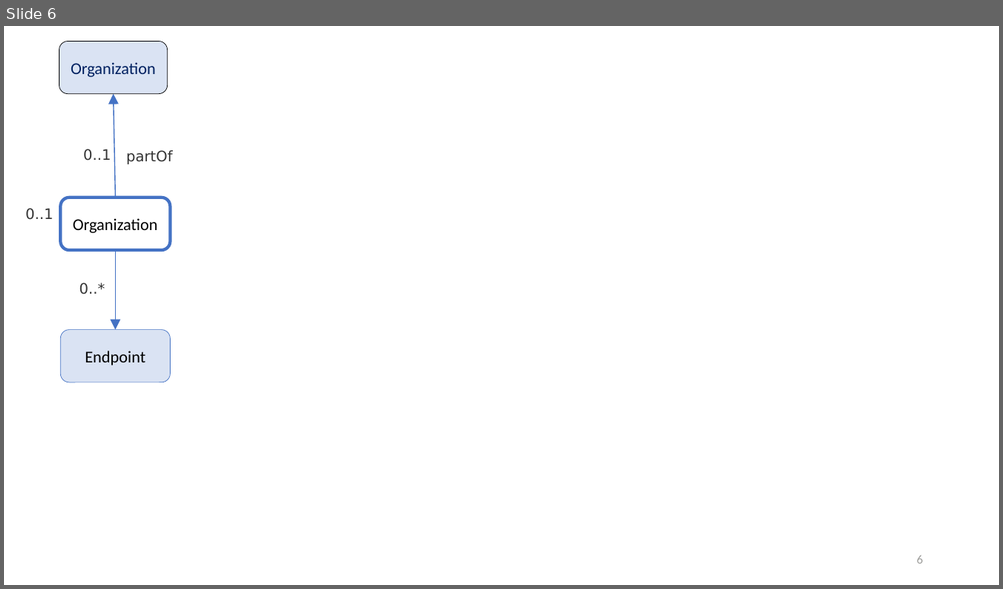
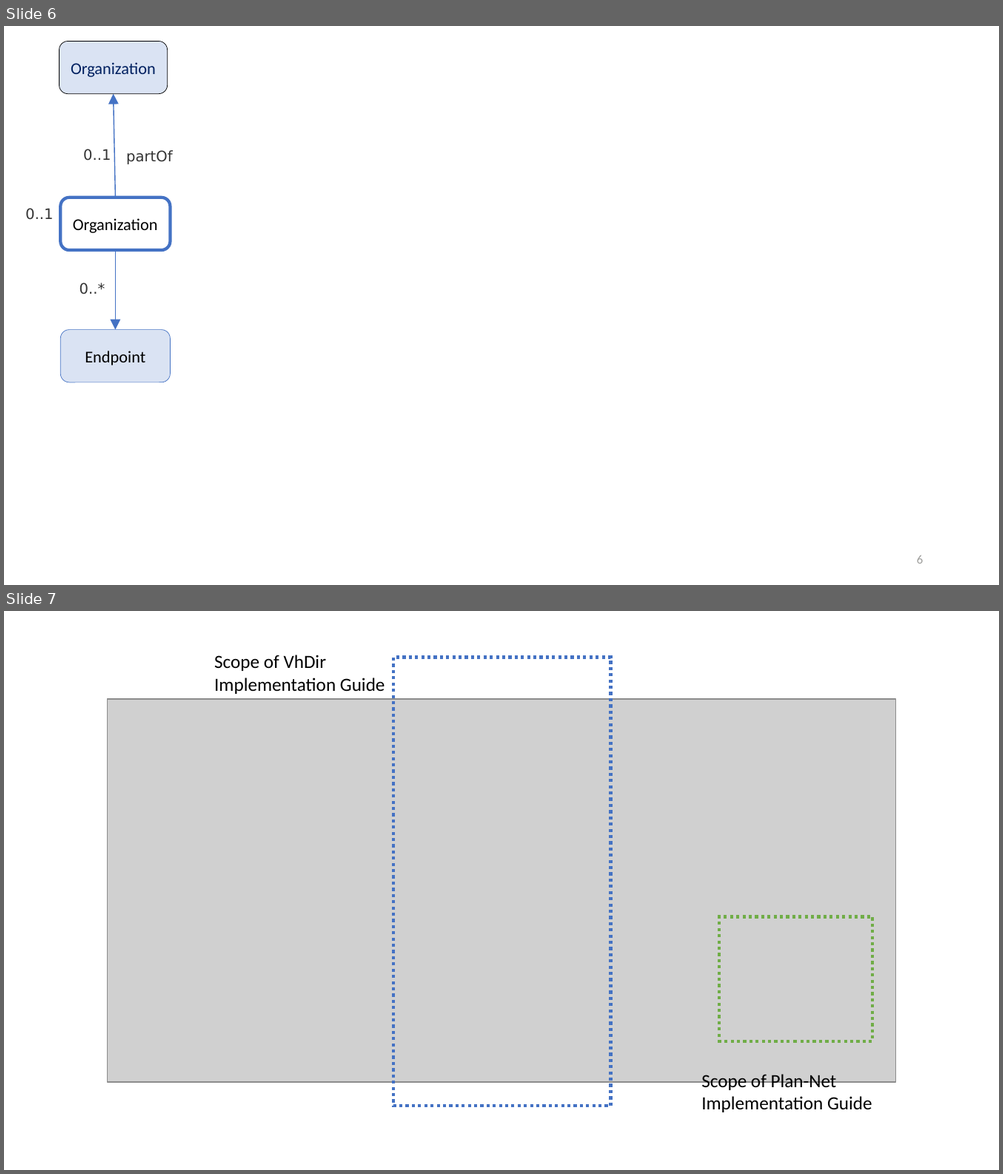
Before and after one commit to HL7/davinci-pdex-plan-net, a slide deck: pages/Figures.pptx. Shown one above the other, each under a label of ours: slide 6 before the commit, slides 6 and 7 after it. The pictures are 1003x589 and 1003x1174 pixels, drawn with LibreOffice and Linux fonts; fonts in the diff are those of the drawing; grey boxes stand for pictures. Boxes give left, top, right and bottom in pixels: in the first picture for what was removed or moved away, otherwise in the second. Text is boxed around its words. In the diff, an @@ line names an element or a change of style, - is before the commit and + after.

```diff
--- a/pages/Figures.pptx
+++ b/pages/Figures.pptx
@@ slide 7 added at (4,611,999,1170), background #FFFFFF @@
@@ text added at (214,655,385,694), 18 pt, text #000000 @@
+Scope of VhDir Implementation Guide
@@ rectangle added at (393,658,611,1106), outline #4472C4 3 pt dashed @@
@@ picture added at (107,699,896,1082) @@
@@ rectangle added at (720,917,873,1042), outline #70AD47 3 pt dashed @@
@@ text added at (701,1074,872,1113), 18 pt, text #000000 @@
+Scope of Plan-Net Implementation Guide
```
Also in this commit, not shown: 23 other files.
